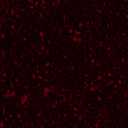
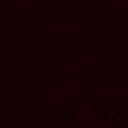
Two versions of the same layered image (128x128). Layer-by-layer changes:
renamed "Layer 1" to "Layer 2", painted on it over [left=0, top=0, right=128, bottom=128]
removed layer "Layer 0" over [left=0, top=0, right=128, bottom=128]
